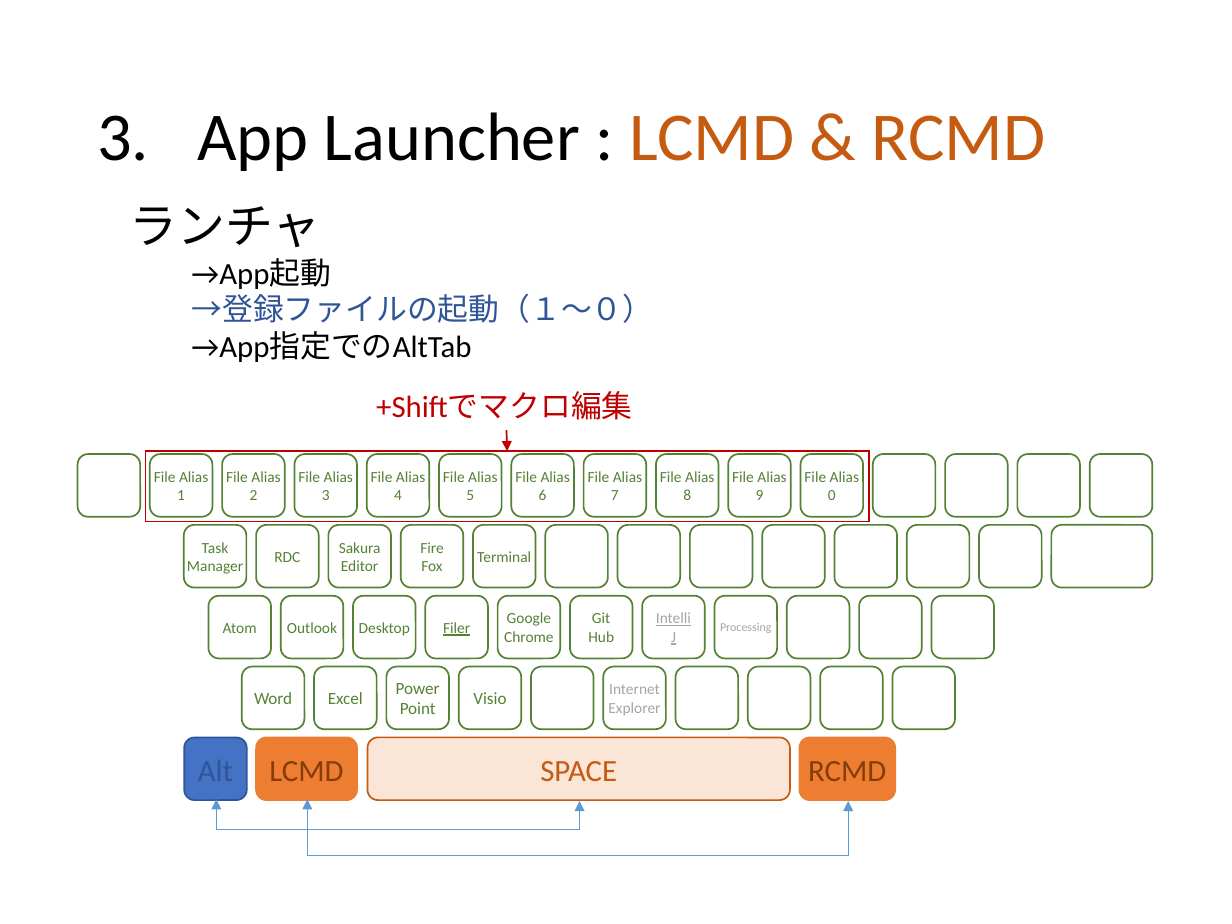
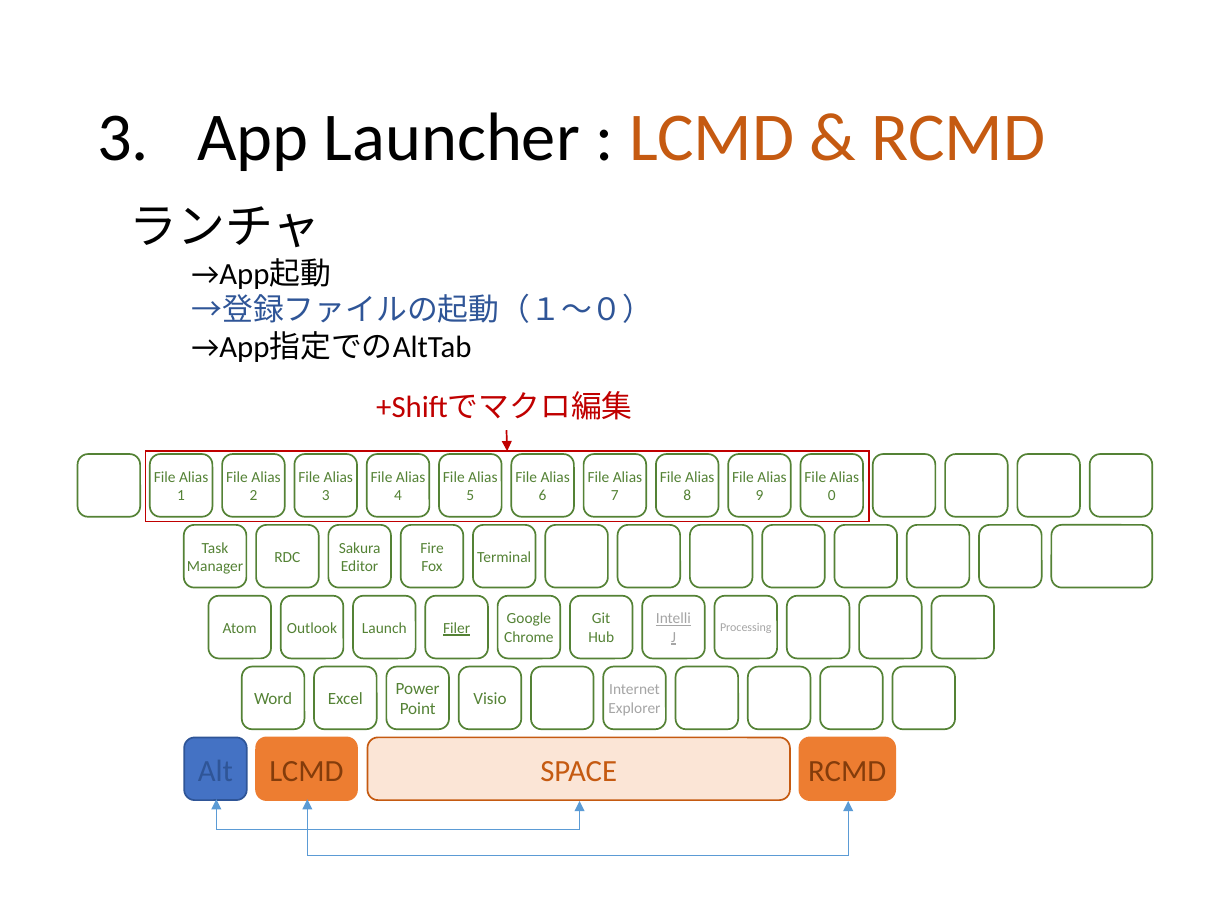
Before and after one commit to ittooo66/myAHK, a slide deck: slide 8 of MANUAL.pptx. Drawn at 1232x924 pixels with LibreOffice and Linux fonts; fonts in the diff are those of the drawing. Boxes give left, top, right and bottom in pixels: in the first picture for what was removed or moved away, otherwise in the second. Text is boxed around its words. In the diff, an @@ line names an element or a change of style, - is before the commit and + after.

```diff
--- a/MANUAL.pptx
+++ b/MANUAL.pptx
@@ text in rounded rectangle at [362,622,407,633]: text changed @@
-Desktop
+Launch
```
Also in this commit, not shown: 2 other slides changed.
